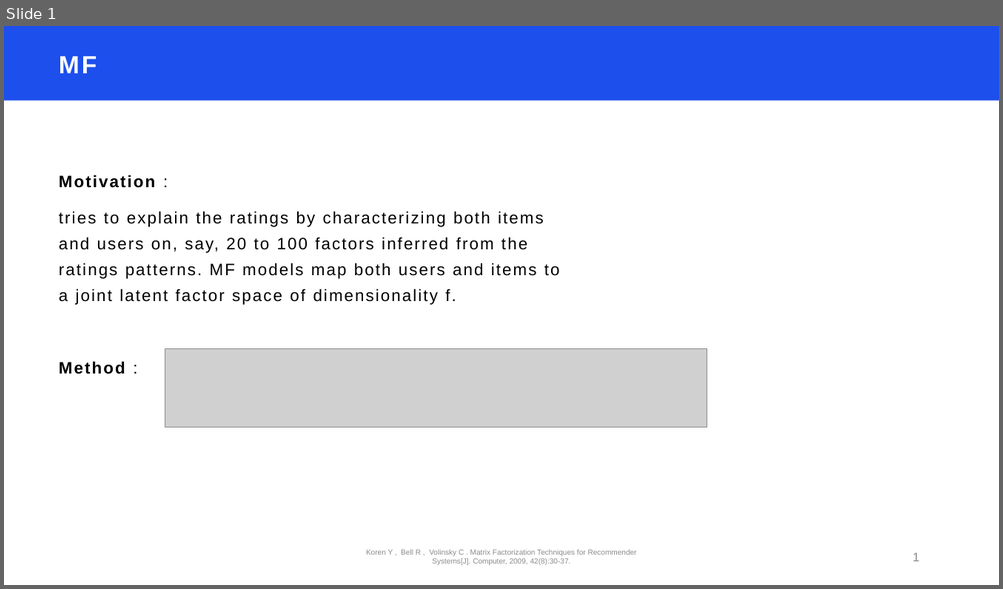
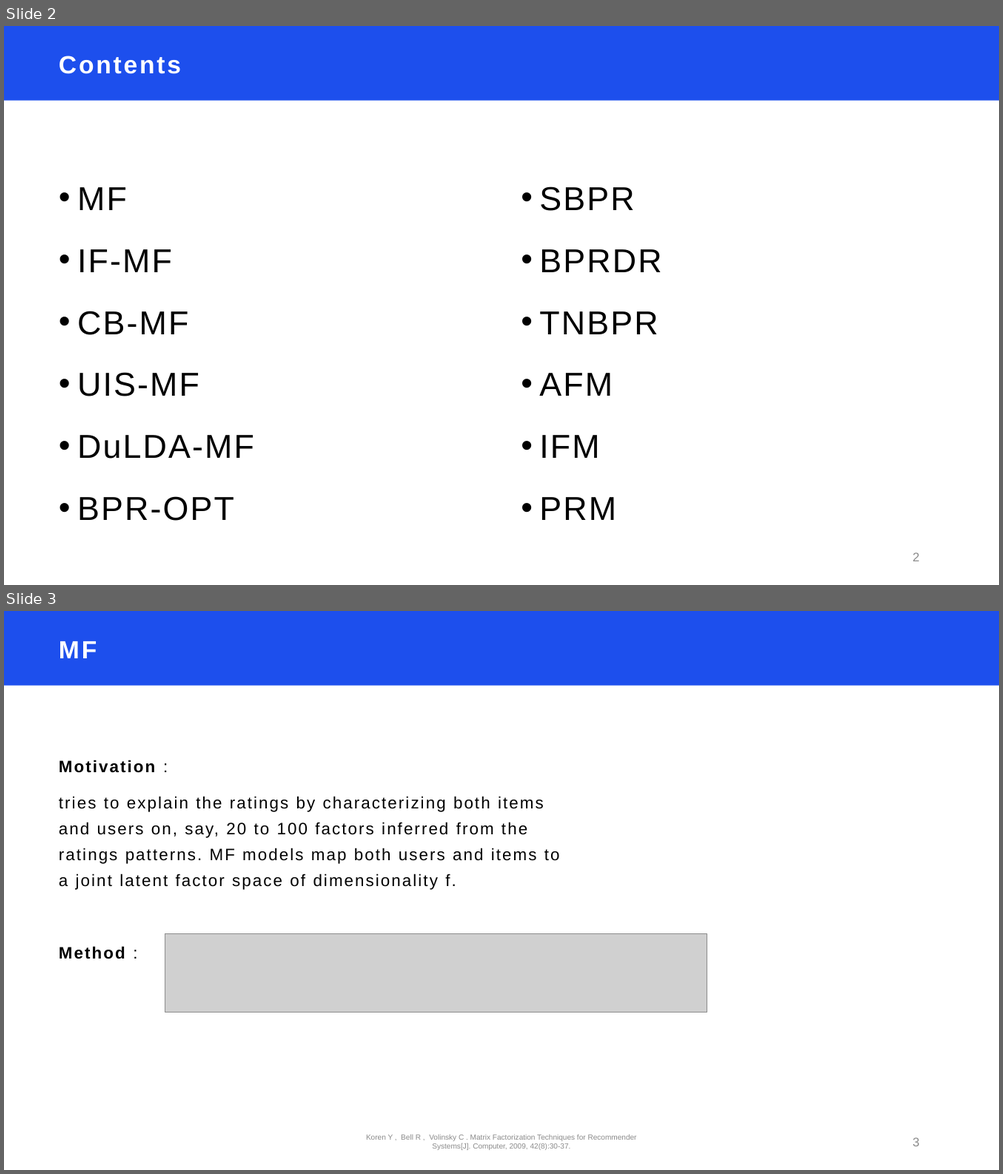
Before and after one commit to Jacky-007/master, a slide deck: 最终作业论文调研/期末展示.pptx. Shown one above the other, each under a label of ours: slide 1 before the commit, slides 2 and 3 after it. The pictures are 1003x589 and 1003x1174 pixels, drawn with LibreOffice and Linux fonts; fonts in the diff are those of the drawing; grey boxes stand for pictures. Boxes give left, top, right and bottom in pixels: in the first picture for what was removed or moved away, otherwise in the second. Text is boxed around its words. In the diff, an @@ line names an element or a change of style, - is before the commit and + after.

```diff
--- a/最终作业论文调研/期末展示.pptx
+++ b/最终作业论文调研/期末展示.pptx
@@ slide 2 added at bbox=[4, 26, 999, 585], background #FFFFFF; not listed: 1 template element that a slide beside it also shows @@
@@ title added at bbox=[59, 56, 181, 74], 24 pt, text #FFFFFF, bold @@
+Contents
@@ text added at bbox=[77, 187, 254, 521], 32 pt, text #000000 @@
+• MF
+• IF-MF
+• CB-MF
+• UIS-MF
+• DuLDA-MF
+• BPR-OPT
@@ text added at bbox=[539, 187, 661, 520], 32 pt, text #000000 @@
+• SBPR
+• BPRDR
+• TNBPR
+• AFM
+• IFM
+• PRM
@@ page number added at bbox=[912, 553, 919, 562], 12 pt, text #8C8C8C @@
+2
@@ what was slide 1 is now slide 3 @@
@@ page number at bbox=[912, 1138, 919, 1147]: text changed @@
-1
+3
```
Also in this commit, not shown: 2 slides changed, 6 other slides added, 13 other files.
